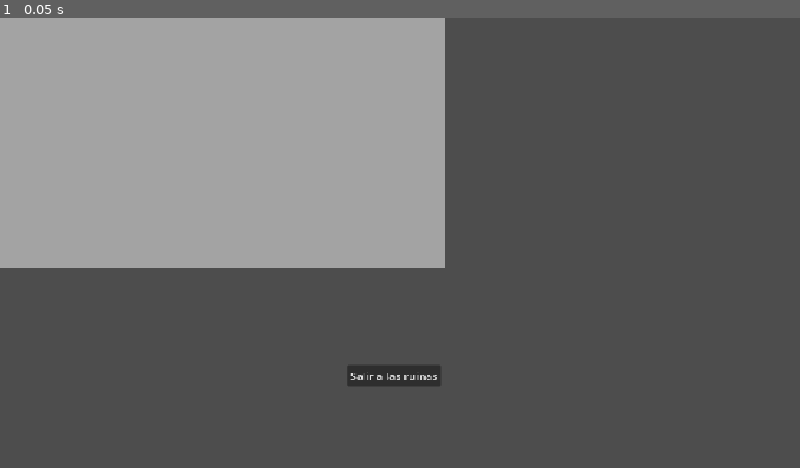
Above: before the commit, frame 1.
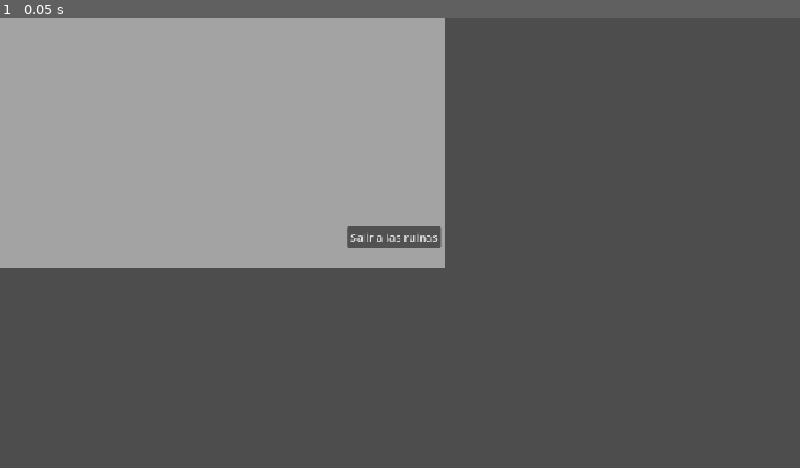
Above: after the commit, the same moment.

Repository: dotrashtrash-png/kintsugi
Game: Godot game, scene res://escenas/base/Aldea.tscn
The game is run twice, just before and just after one commit, with the same random seed, the same clock (stepped at 60 frames per second) and the same inputs. This scene is started directly instead of the project's main scene.
Inputs:
- Up to frame 1 (0.05 s): no input

The runs differ from the first frame. In frame 1, 1.0% of the frame differs, in the area x 43-56%, y 46-82%.

Commit message:
Aldea revisa que exista Run antes de salir

Diff:
--- a/escenas/base/Aldea.gd
+++ b/escenas/base/Aldea.gd
@@ -6,4 +6,7 @@
 	$UI/BotonSalir.pressed.connect(_on_salir)
 
 func _on_salir() -> void:
-	get_tree().change_scene_to_file(RUTA_SALIR)
+	if ResourceLoader.exists(RUTA_SALIR):
+		get_tree().change_scene_to_file(RUTA_SALIR)
+	else:
+		print("Todavia no existe el Run")
--- a/escenas/base/Aldea.tscn
+++ b/escenas/base/Aldea.tscn
@@ -14,7 +14,7 @@
 
 [node name="BotonSalir" type="Button" parent="UI" unique_id=29549324]
 offset_left = 500.0
-offset_top = 500.0
+offset_top = 300.0
 offset_right = 635.0
-offset_bottom = 531.0
+offset_bottom = 331.0
 text = "Salir a las ruinas"
